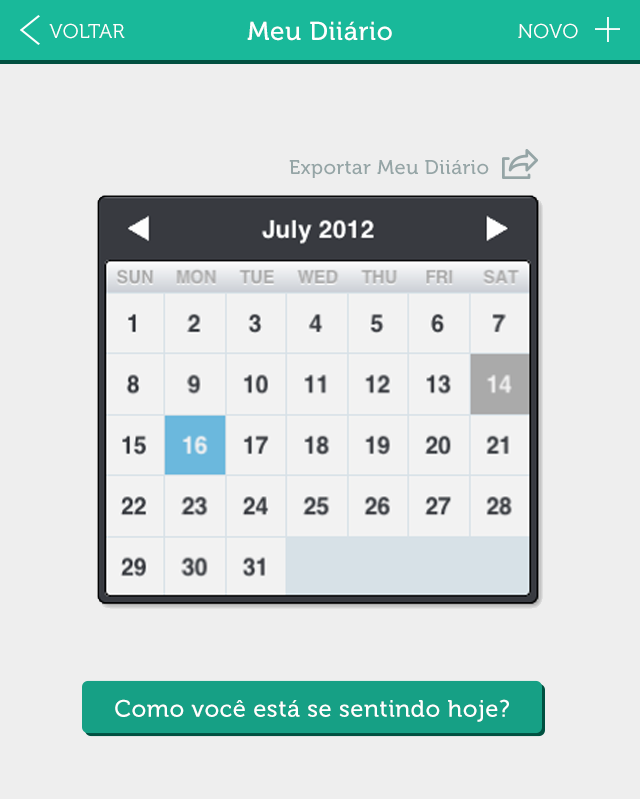
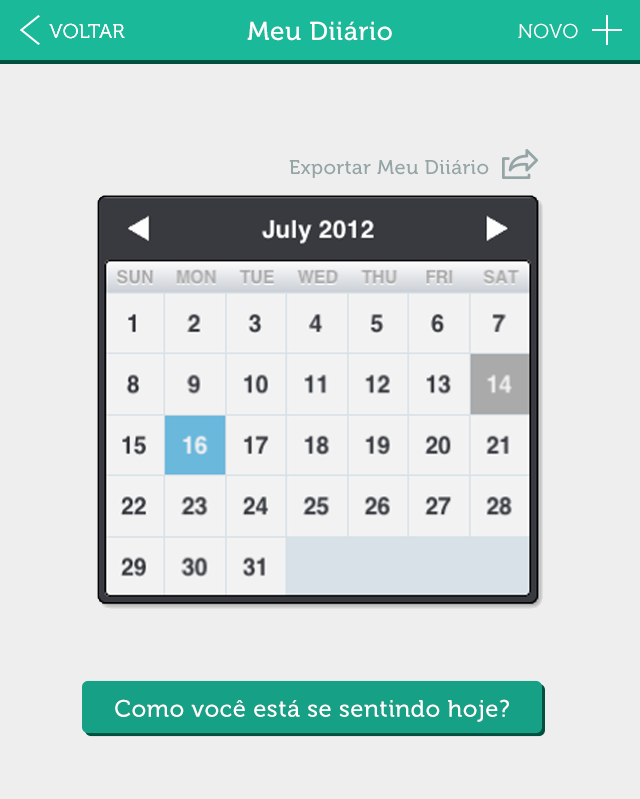
Layer changes from the first 640px x 799px image to the second:
painted on "Shape 3 copy" over [606, 15, 609, 45]
painted on "Shape 3" over [592, 28, 622, 31]
added layer "Voltar" (1st of 2, in "header" › "button-back") in group "button-back" over [49, 23, 125, 39]
